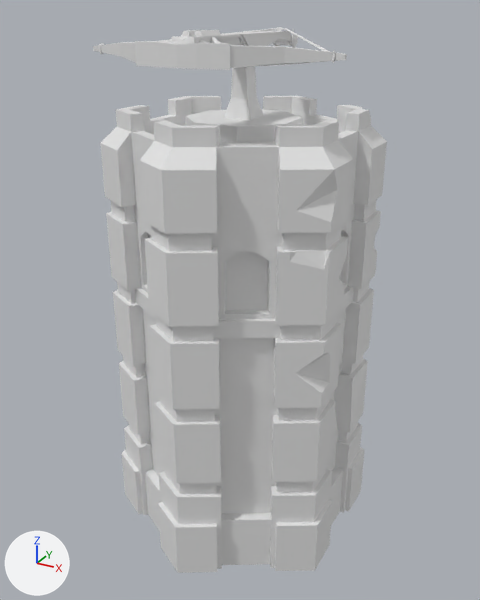
What one commit did to the Blender file Models/Ballista Tower L1.blend.
Rendered twice from a 50 mm lens placed at (2.05, -3.78, 3.58), pointed at (-0.02, -0.02, 1.7). The axes (+X, +Y, +Z) are drawn at lower left. The lights are the same throughout. The same objects are shown in both versions, whatever each file hides.

Names of what the first picture shows: 'Ballista', 'Ballista Tower'.
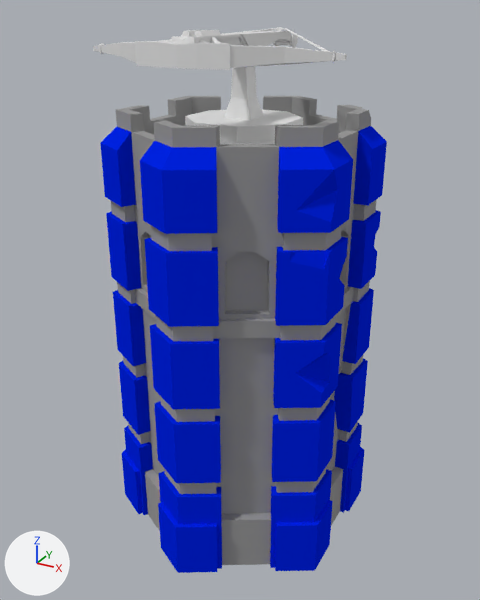
Patch to the scene script:
```diff
--- a/Models/Ballista Tower L1.blend.py
+++ b/Models/Ballista Tower L1.blend.py
@@ mat_brick_01 @@
+mat_brick_01 = diffuse_material('Brick_01')
+mat_brick_01.base_color = (0.331, 0.331, 0.331)  # grey #9c9c9c
@@ mat_brick_02 @@
+mat_brick_02 = diffuse_material('Brick_02')
+mat_brick_02.base_color = (0.0, 0.0171, 0.8)  # blue #0023e7
@@ me_cylinder_008 @@
 me_cylinder_008.from_pydata(...)  # 914 vertices, 938 faces, 1 loose edge; spans x -0.82..0.82, y -0.95..0.95, z 0.0..3.0
 # used by ob_ballista_tower; location = (-0.005, 0.005, 0.0)
+# me_cylinder_008 part 1: 437 of the faces centred in x -0.78..0.76, y -0.82..0.86, z 0.2..3.0 switch from no material to mat_brick_01 (grey #9c9c9c)
+# me_cylinder_008 part 2: 501 of the faces centred in x -0.82..0.82, y -0.88..0.9, z 0.2..2.85 switch from no material to mat_brick_02 (blue #0023e7)
```

Pixel boxes (x1, y1, x2, y2) of what changed, in the pictures (480 x 600 px):
part 1 of me_cylinder_008, recoloured
    both: (111, 96, 377, 565)
part 2 of me_cylinder_008, recoloured (grey to blue)
    both: (100, 126, 387, 573)
